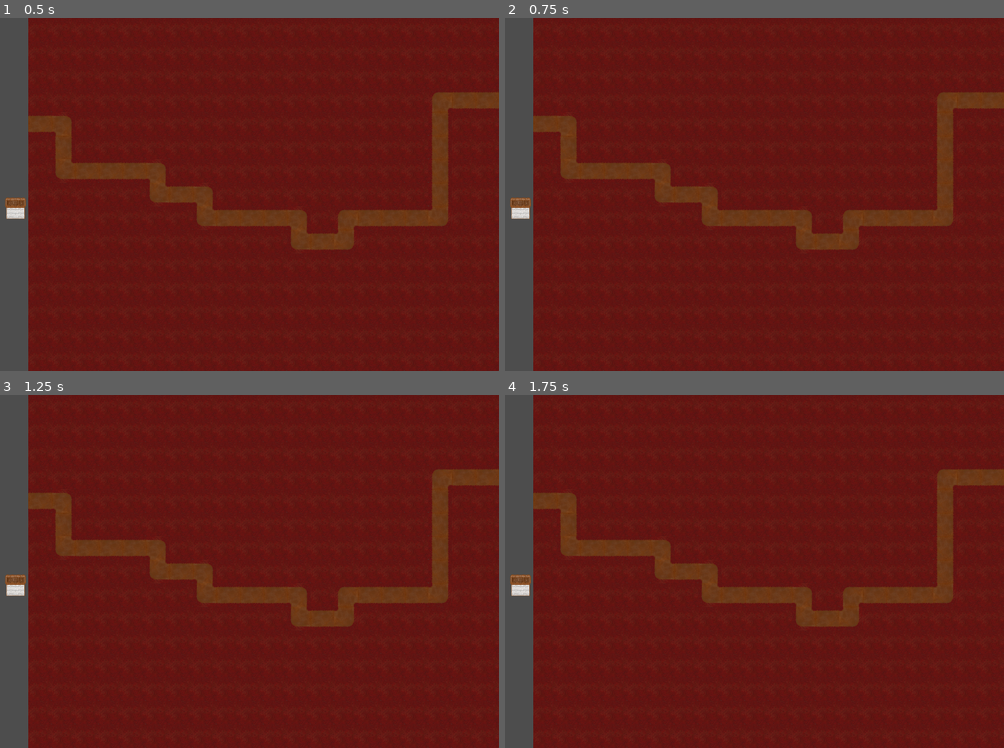
Above: before the commit, frames 1-4 (two rows, left to right).
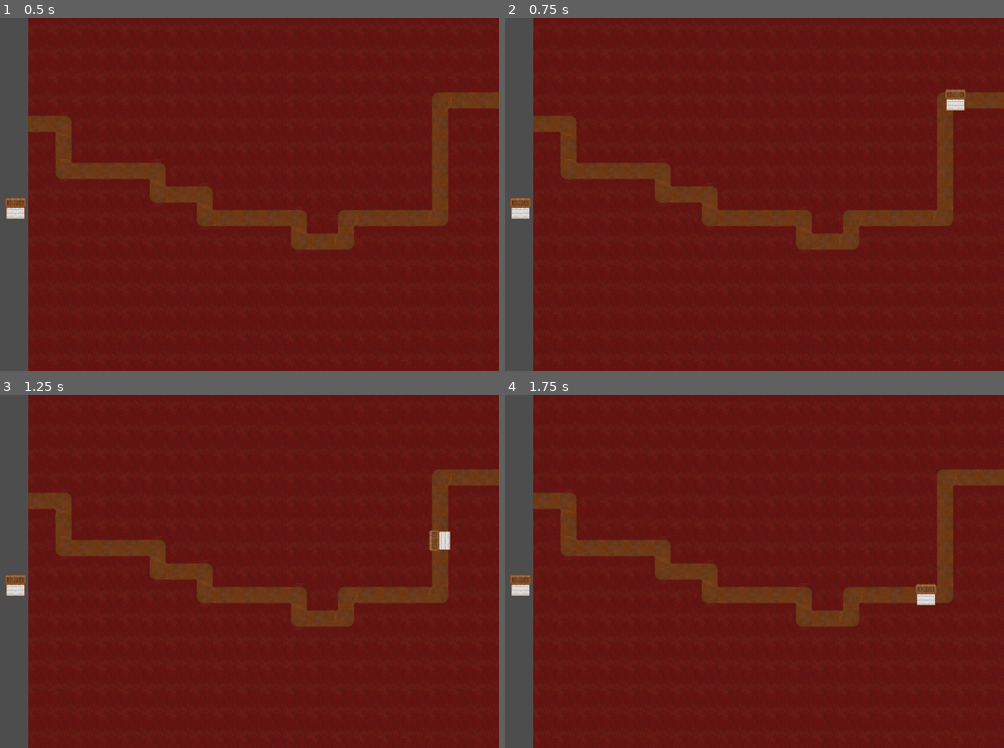
Above: after the commit, the same moments.

Repository: Xomamaximo/Sistem-Analizi-ve-Analizi-Proje-
Game: Godot game, scene res://scenes/main.tscn
The game is run twice, just before and just after one commit, with the same random seed, the same clock (stepped at 60 frames per second) and the same inputs.
Inputs (mouse positions are in pixels of both pictures, inside the frame that each line leads up to):
- Up to frame 1 (0.5 s): no input
- Up to frame 2 (0.75 s): tap Enter at 0.5 s; move the mouse to (829, 176) at 0.52 s; click (829, 176) at 0.67 s
- Up to frame 3 (1.25 s): no input
- Up to frame 4 (1.75 s): move the mouse to (564, 589) at 1.27 s; click (564, 589) at 1.42 s

Frame 1 is identical in both runs. In frame 2, 0.2% of the frame differs, in the area x 88-93%, y 20-27%; in frame 3, 0.2%; in frame 4, 0.2%.

Commit message:
düşmanlar spawn pathfinding
düşman spawn etme ve yol çizme fonksiyonu. oyun başladıktan sonra bekleyip bu fonksiyonu çağarma. düşmanlar için yolu sondan başa doğru alma çekme

Diff:
--- /dev/null
+++ b/Proje Dersi/assets/scene_assets/enemy1.tscn
@@ -0,0 +1,9 @@
+[gd_scene load_steps=2 format=3 uid="uid://decjvqtcbuw1u"]
+
+[ext_resource type="Texture2D" uid="uid://db4rcbdxgu4sx" path="res://assets/archer_tower.png" id="1_ylgbr"]
+
+[node name="Node2D" type="Node2D"]
+
+[node name="Sprite2D" type="Sprite2D" parent="."]
+texture = ExtResource("1_ylgbr")
+flip_v = true
--- a/Proje Dersi/scenes/main.gd
+++ b/Proje Dersi/scenes/main.gd
@@ -3,6 +3,8 @@
 @export var tile_straight:PackedScene
 @export var tile_empty:PackedScene
 @export var tile_corner:PackedScene
+@export var tile_enemy:PackedScene
+
 @export var map_lenght:int = 20
 @export var map_height:int = 8
 
@@ -18,6 +20,35 @@
 	_display_path()
 	_complete_grid()
 
+	await get_tree().create_timer(0.5).timeout
+	_pop_along_grid()
+
+func _pop_along_grid():
+	var box = tile_enemy.instantiate()
+
+	var c2d:Curve2D = Curve2D.new()
+
+	for element in _pg.get_path_reversed():
+		var _aralık:int = 0
+		while _aralık < 48:
+			_aralık += 1
+			c2d.add_point(Vector2(element.x*48+24, element.y*48+24))
+
+	var p2d:Path2D = Path2D.new()
+	add_child(p2d)
+	p2d.curve = c2d
+
+	var pf2d:PathFollow2D = PathFollow2D.new()
+	p2d.add_child(pf2d)
+	pf2d.add_child(box)
+
+	var curr_distance:float = 0.0
+
+	while curr_distance < c2d.point_count-1:
+		curr_distance += 5
+		pf2d.progress = clamp(curr_distance, 0, c2d.point_count-48.0001)
+		await get_tree().create_timer(0.01).timeout
+
 func _complete_grid():
 	for x in range(map_lenght):
 		for y in range (15):
@@ -25,6 +56,7 @@
 				var tile:Node2D = tile_empty.instantiate()
 				add_child(tile)
 				tile.global_position = Vector2(x*48+24,y*48+24)
+
 func _display_path():
 	var _path:Array[Vector2i] = _pg.generate_path()
 
--- a/Proje Dersi/scenes/main.tscn
+++ b/Proje Dersi/scenes/main.tscn
@@ -1,16 +1,18 @@
-[gd_scene load_steps=6 format=3 uid="uid://l52bpyysbfpr"]
+[gd_scene load_steps=7 format=3 uid="uid://l52bpyysbfpr"]
 
 [ext_resource type="Script" path="res://scenes/main.gd" id="1_h0u45"]
 [ext_resource type="PackedScene" uid="uid://cxgyk3egpqbnw" path="res://assets/scene_assets/path_straight.tscn" id="2_jxnr2"]
 [ext_resource type="PackedScene" uid="uid://dngdu7ctg3h2w" path="res://assets/scene_assets/empty1.tscn" id="3_wyepw"]
 [ext_resource type="PackedScene" uid="uid://d0lxol8nygl18" path="res://assets/scene_assets/path_corner.tscn" id="4_omtn4"]
 [ext_resource type="Texture2D" uid="uid://db4rcbdxgu4sx" path="res://assets/archer_tower.png" id="5_clg8w"]
+[ext_resource type="PackedScene" uid="uid://decjvqtcbuw1u" path="res://assets/scene_assets/enemy1.tscn" id="5_r0wao"]
 
 [node name="main" type="Node2D"]
 script = ExtResource("1_h0u45")
 tile_straight = ExtResource("2_jxnr2")
 tile_empty = ExtResource("3_wyepw")
 tile_corner = ExtResource("4_omtn4")
+tile_enemy = ExtResource("5_r0wao")
 zorluk = "orta"
 
 [node name="Camera2D" type="Camera2D" parent="."]
--- a/Proje Dersi/scripts/path_generator.gd
+++ b/Proje Dersi/scripts/path_generator.gd
@@ -5,6 +5,7 @@
 var _grid_height:int
 
 var _path: Array[Vector2i]
+var _path_reverse: Array[Vector2i]
 
 func _init(lenght:int,height:int):
 	_grid_lenght = lenght
@@ -53,3 +54,11 @@
 
 func get_path() -> Array[Vector2i]:
 	return _path
+
+func get_path_reversed() -> Array[Vector2i]:
+	var i:int= _path.size()-1
+	for element in _path:
+		_path_reverse.append(_path[i])
+		i-=1
+	print(_path_reverse)
+	return _path_reverse
Not shown, added: Proje Dersi/.gitattributes
Not shown, added: Proje Dersi/.gitignore
